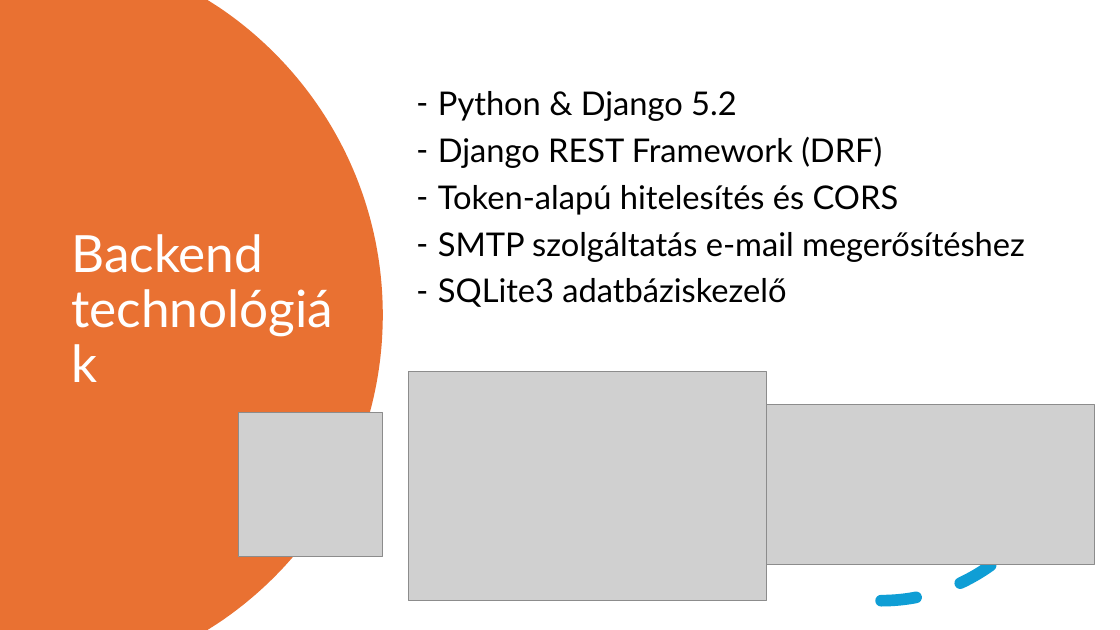
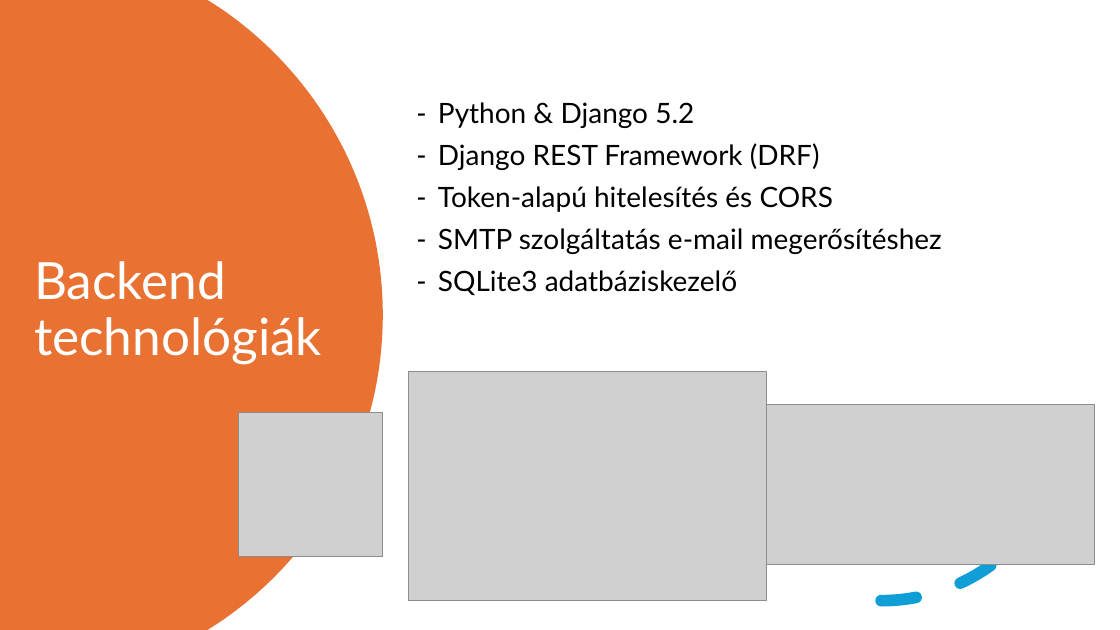
Before and after one commit to FesetoImre5/13_S1_8_vizsgaremek, a slide deck: slide 9 of Dokumentacio/Calentasker_bemutató.pptx (slide 5 before the commit). Drawn at 1120x630 pixels with LibreOffice and Linux fonts; fonts in the diff are those of the drawing; grey boxes stand for pictures. Boxes give left, top, right and bottom in pixels: in the first picture for what was removed or moved away, otherwise in the second. Text is boxed around its words. In the diff, an @@ line names an element or a change of style, - is before the commit and + after.

```diff
--- a/Dokumentacio/Calentasker_bemutató.pptx
+++ b/Dokumentacio/Calentasker_bemutató.pptx
@@ text "Python & Django 5.2" at bbox=[438, 102, 942, 295]: size 28 to 24 pt @@
@@ title "Backend technológiák" rewrapped from bbox=[71, 234, 263, 273] to bbox=[34, 261, 322, 365] @@
```
Also in this commit, not shown: 9 other slides changed, 2 slides added, 1 other file.
